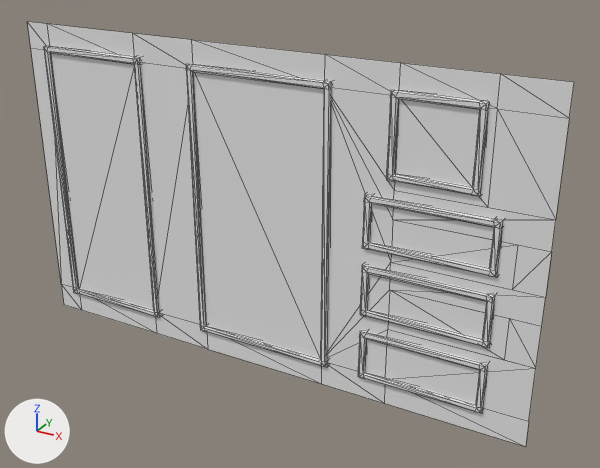
Before and after pictures for a commit that changed the OBJ model models/arena.obj.
One viewpoint serves both versions: a 50 mm camera at (28.4, -45.7, 22.5) aimed at (2.7, 1.1, -0.9). Lighting does not change. The marker at lower left points along +X, +Y and +Z. Mesh edges are drawn as thin lines. Where no turn or scale is listed for an object, it has been applied to the vertices.

The first picture shows 'Arena_Würfel.004', 'Fläche'.
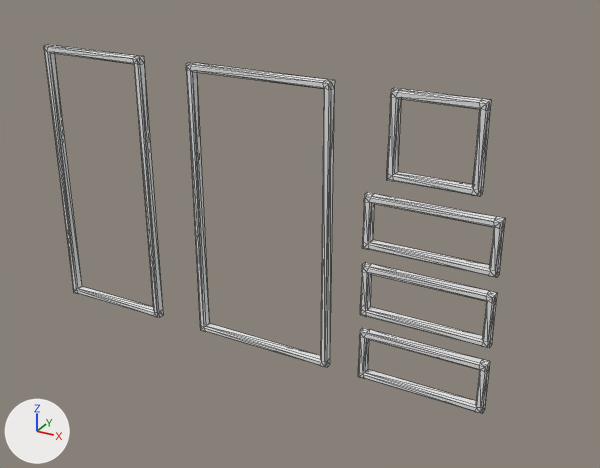
Commit message: remodeled arena.obj

Changed parts and their boxes (x1, y1, x2, y2) in the pictures (600 x 468 px):
'Fläche', deleted
    before: (28, 22, 574, 447)

The change, as a diff of the scene's bpy script:
```diff
--- a/models/arena.obj.py
+++ b/models/arena.obj.py
@@ ob_fläche @@
-ob_fläche = bpy.data.objects.new('Fläche', me_fläche)
-ob_fläche.location = (0.0, 0.0, 0.0)
```
